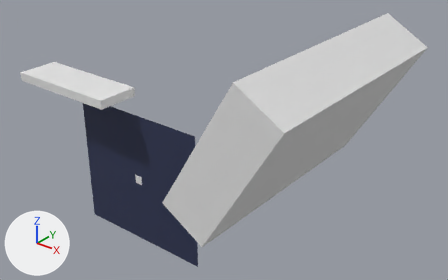
The Blender file art-viz.blend, before and after one commit.
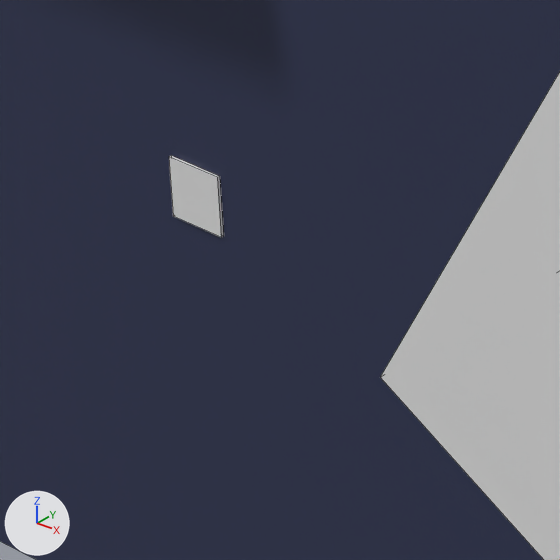
Each version is shown whole from a 50 mm camera at (93.1, -80.5, 72.7) aimed at (21.0, 9.7, 16.7), then close up on the part from 25% to 41% of the width and 55% to 81% of the height. Arrows for +X, +Y and +Z are at lower left; the lights stay in place. The close-ups show mesh edges as thin lines.

Names of what the first close-up shows: 'Canvas', 'Shadow box Right', 'Wall'.
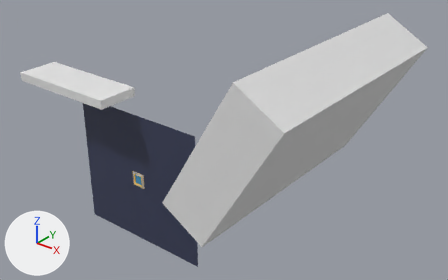
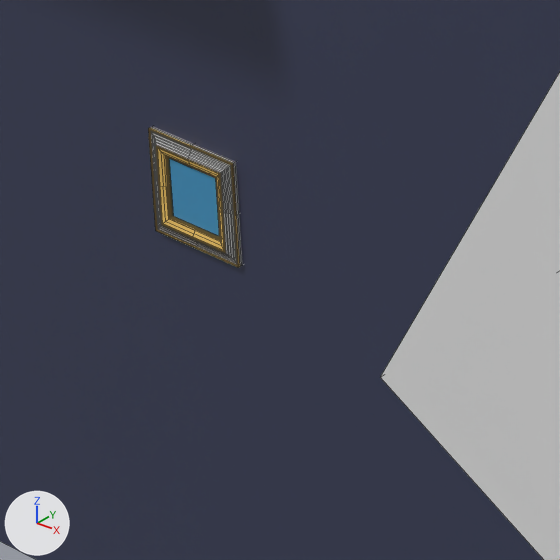
The change, as JSON lines over the scene's bpy script:
```json
{"op": "set", "path": "mat_canvasmat.base_color", "old": "(0.8, 0.8, 0.8)", "new": "(0.0567, 0.309, 0.56)", "note": "white #e7e7e7 -> blue #4397c5"}
{"block": "mat_framemetalgold", "where": "n1 = _N.new('ShaderNodeBsdfPrincipled'); n1.name = 'Principled BSDF'"}
{"op": "remove", "block": "mat_framemetalgold", "code": "n1.inputs[1].default_value = 1.0  # 'Metallic'"}
{"op": "remove", "block": "mat_framemetalgold", "code": "n1.inputs[2].default_value = 0.0864  # 'Roughness'"}
{"block": "mat_framemetalblack", "where": "n1 = _N.new('ShaderNodeBsdfPrincipled'); n1.name = 'Principled BSDF'"}
{"op": "remove", "block": "mat_framemetalblack", "code": "n1.inputs[1].default_value = 1.0  # 'Metallic'"}
{"op": "remove", "block": "mat_framemetalblack", "code": "n1.inputs[2].default_value = 0.0909  # 'Roughness'"}
{"op": "set", "path": "n1.inputs[0].default_value", "old": "(0.051, 0.051, 0.051, 1.0)", "new": "(0.5, 0.5, 0.5, 1.0)", "note": "'Base Color', black #404040 -> 'Base Color', grey #bcbcbc"}
{"op": "set", "path": "n1.inputs[13].default_value", "old": "0.0", "new": "0.364", "note": "'Specular IOR Level'"}
{"op": "add", "block": "me_plane_001", "code": ["me_plane_001 = bpy.data.meshes.new('Plane.001')", "me_plane_001.from_pydata(...)  # 98 vertices, 88 faces; spans x -1.72..1.72, y -1.72..1.72, z -0.07..0.29", "me_plane_001.polygons.foreach_set('use_smooth', [True] * 88)", "# faces by material slot: [29, 59]", "me_plane_001.materials.append(mat_framemetalblack)  # its picture is missing", "me_plane_001.materials.append(mat_framemetalgold)  # its picture is missing"]}
{"op": "add", "block": "ob_curvedframe01goldmetal", "code": ["ob_curvedframe01goldmetal = bpy.data.objects.new('CurvedFrame01GoldMetal', me_plane_001)", "ob_curvedframe01goldmetal.location = (0.0, 4.65, 2.14)", "ob_curvedframe01goldmetal.rotation_euler = (1.571, 0.0, 0.0)  # degrees (90, 0, 0)", "_m = ob_curvedframe01goldmetal.modifiers.new('Subdivision', 'SUBSURF')", "_m.render_levels = 1"]}
```

Changed parts and their boxes (x1, y1, x2, y2) in the close-ups (560 x 560 px):
```json
{"object": "CurvedFrame01GoldMetal", "change": "added", "after": [149, 126, 242, 267], "faces in mat_framemetalblack (its picture is missing)": [150, 126, 242, 266], "faces in mat_framemetalgold (its picture is missing)": [149, 128, 240, 267]}
{"object": "Canvas", "change": "recoloured", "before": [169, 155, 223, 237], "after": [169, 155, 223, 237], "on screen": "grey to blue"}
```
